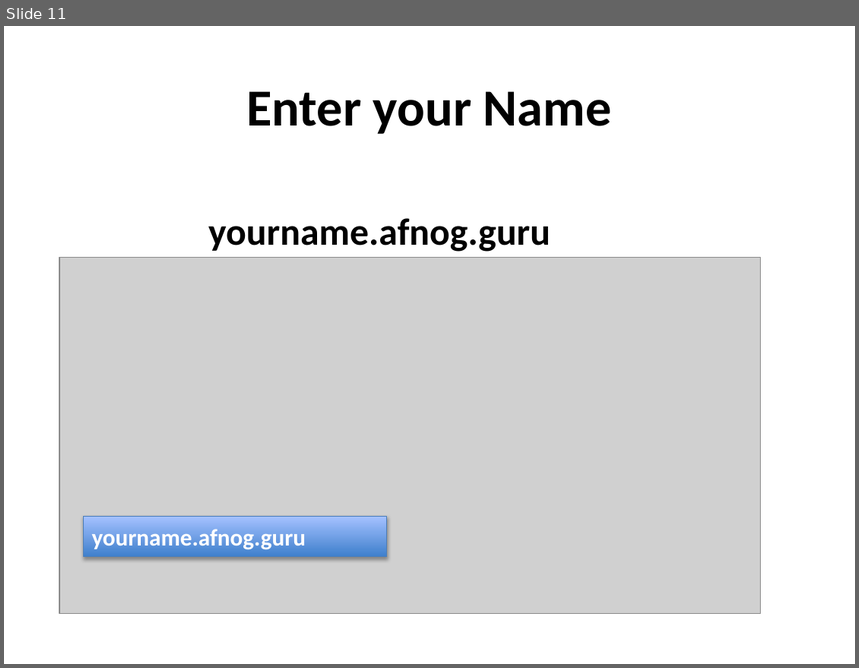
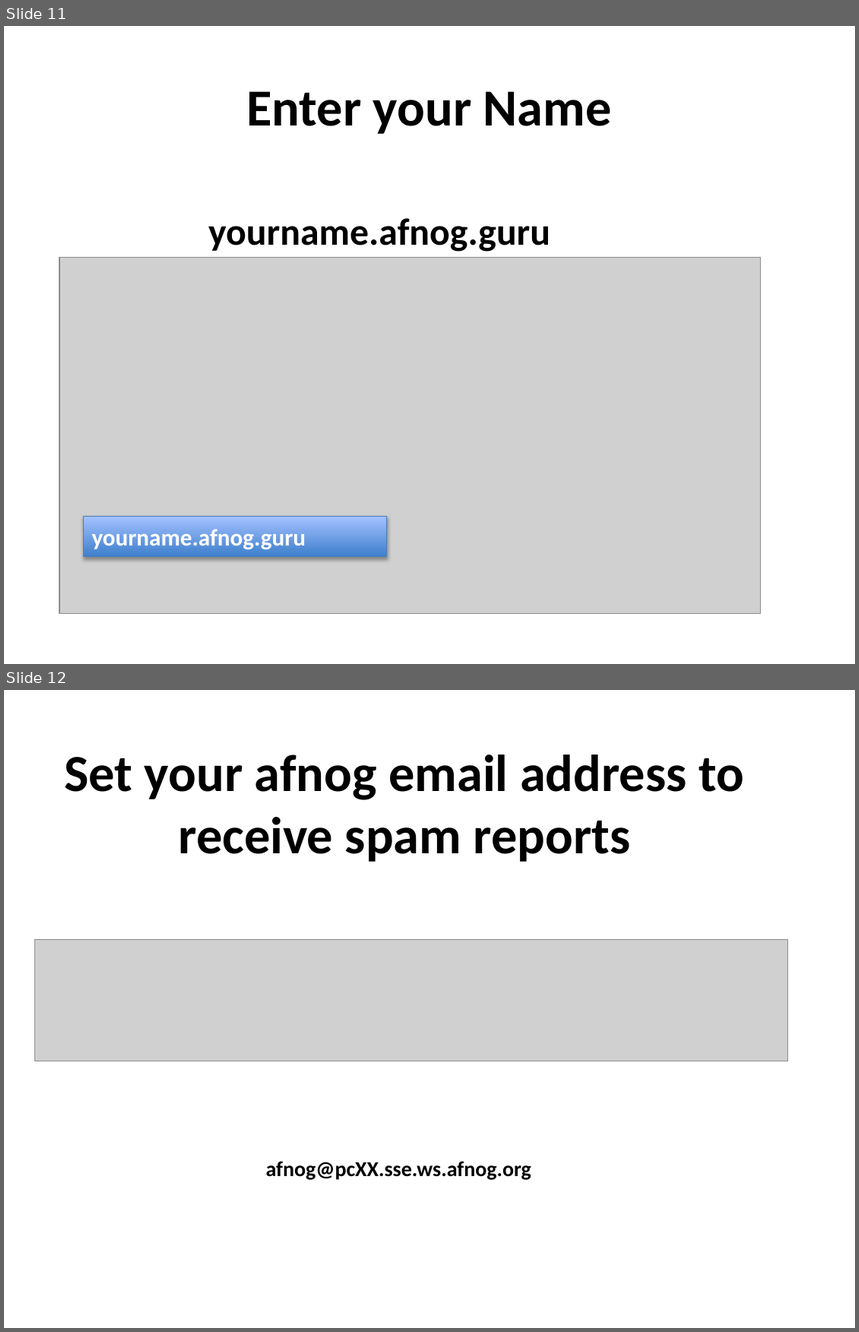
Before and after one commit to afnog/sse, a slide deck: postfix/mailgateway-pt2.pptx. Shown one above the other, each under a label of ours: slide 11 before the commit, slides 11 and 12 after it. The pictures are 859x668 and 859x1332 pixels, drawn with LibreOffice and Linux fonts; fonts in the diff are those of the drawing; grey boxes stand for pictures. Boxes give left, top, right and bottom in pixels: in the first picture for what was removed or moved away, otherwise in the second. Text is boxed around its words. In the diff, an @@ line names an element or a change of style, - is before the commit and + after.

Commit message:
/ ‘postfix/mailgateway-pt2.pptx’

```diff
--- a/postfix/mailgateway-pt2.pptx
+++ b/postfix/mailgateway-pt2.pptx
@@ slide 12 added at [4, 690, 855, 1328], background #FFFFFF @@
@@ title added at [64, 755, 744, 862], 44 pt, text #000000, bold @@
+Set your afnog email address to receive spam reports
@@ picture added at [34, 939, 788, 1061] @@
@@ text added at [266, 1161, 531, 1180], 18 pt, text #000000, bold @@
+afnog@pcXX.sse.ws.afnog.org
```
